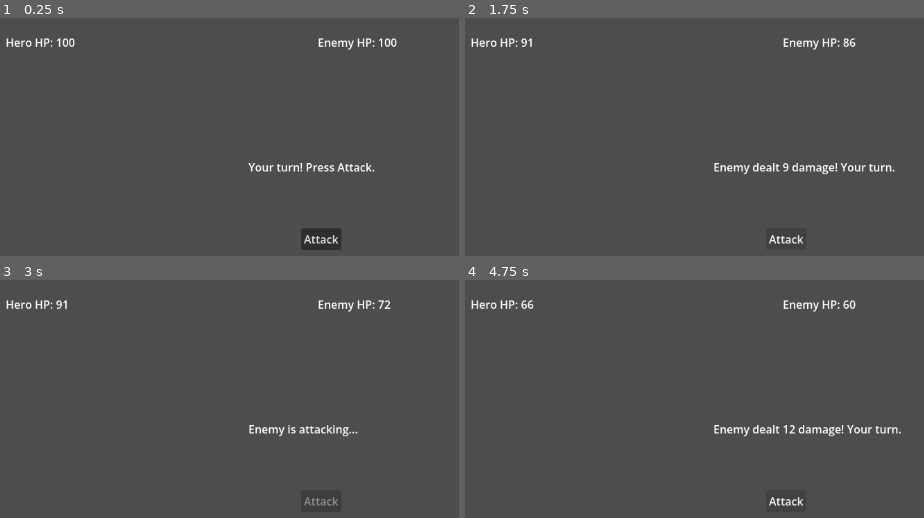
Above: before the commit, frames 1-4 (two rows, left to right).
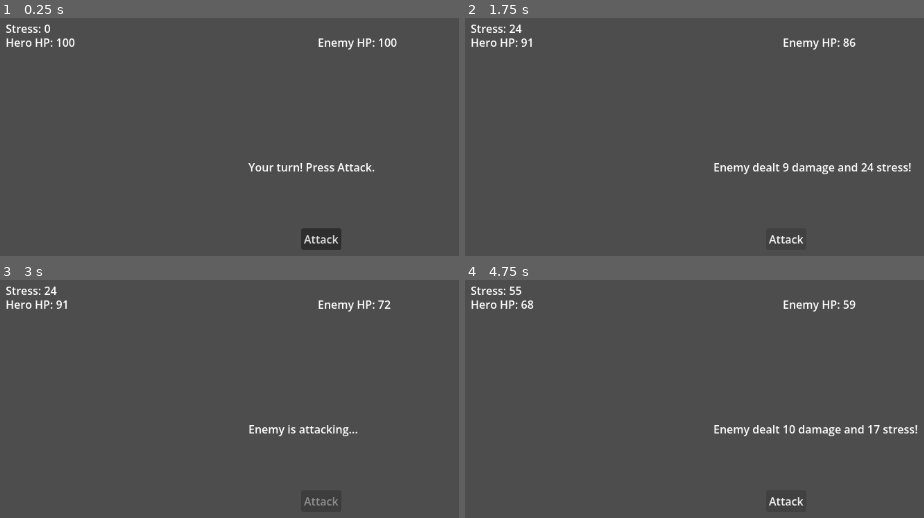
Above: after the commit, the same moments.

Repository: csnyders-yourcoder/VeiledDepths
Game: Godot game, scene res://main.tscn
The game is run twice, just before and just after one commit, with the same random seed, the same clock (stepped at 60 frames per second) and the same inputs.
Inputs:
- Up to frame 1 (0.25 s): no input
- Up to frame 2 (1.75 s): click "Attack" at 0.5 s; tap Enter at 1.25 s
- Up to frame 3 (3 s): click "Attack" at 2 s; tap Space at 2.75 s
- Up to frame 4 (4.75 s): click "Attack" at 3.5 s; tap Enter at 4.25 s

The runs differ from the first frame. In frame 1, 0.2% of the frame differs, in the area x 1-11%, y 2-7%; in frame 2, 0.6%; in frame 3, 0.2%; in frame 4, 0.7%, in the area x 1-99%, y 2-65%.

Commit message:
Added stress system with affliction and heart attack

Diff:
--- a/main.tscn
+++ b/main.tscn
@@ -47,3 +47,11 @@
 offset_right = 550.0
 offset_bottom = 471.0
 text = "Play Again"
+
+[node name="StressLabel" type="Label" parent="BattleScene" unique_id=2103168498]
+layout_mode = 0
+offset_left = 50.0
+offset_top = 80.0
+offset_right = 115.0
+offset_bottom = 103.0
+text = "Stress: 0"
--- a/scenes/combat/battle_scene.gd
+++ b/scenes/combat/battle_scene.gd
@@ -1,14 +1,16 @@
 extends Control
 
 var hero_hp = 100
+var hero_stress = 0
 var enemy_hp = 100
 var hero_turn = true
 
 @onready var hero_hp_label = $HeroHP
 @onready var enemy_hp_label = $EnemyHP
-@onready var attack_button = $AttackButton
 @onready var status_label = $StatusLabel
 @onready var restart_button = $RestartButton
+@onready var attack_button = $AttackButton
+@onready var stress_label = $StressLabel
 
 func _ready():
 	attack_button.pressed.connect(_on_attack_pressed)
@@ -16,11 +18,26 @@
 	restart_button.visible = false
 	status_label.text = "Your turn! Press Attack."
 
+func apply_stress(amount: int):
+	hero_stress += amount
+	stress_label.text = "Stress: " + str(hero_stress)
+
+	if hero_stress >= 200:
+		hero_hp_label.text = "Hero is DEAD! (Heart Attack)"
+		status_label.text = "💀 Heart Attack! You LOSE!"
+		attack_button.visible = false
+		restart_button.visible = true
+		return
+
+	if hero_stress >= 100:
+		status_label.text = "⚠️ AFFLICTED! Hero is Paranoid!"
+		print("Hero gained Affliction: Paranoid!")
+
 func _on_attack_pressed():
 	if not hero_turn:
 		return
 
-	# Hero attacks
+	# Hero attacks enemy
 	var hero_damage = randi_range(10, 20)
 	enemy_hp -= hero_damage
 	enemy_hp = max(enemy_hp, 0)
@@ -40,11 +57,16 @@
 	status_label.text = "Enemy is attacking..."
 	await get_tree().create_timer(1.0).timeout
 
+	# Enemy deals damage AND stress
 	var enemy_damage = randi_range(8, 15)
+	var stress_damage = randi_range(10, 25)
+
 	hero_hp -= enemy_damage
 	hero_hp = max(hero_hp, 0)
 	hero_hp_label.text = "Hero HP: " + str(hero_hp)
-	status_label.text = "Enemy dealt " + str(enemy_damage) + " damage! Your turn."
+
+	apply_stress(stress_damage)
+	status_label.text = "Enemy dealt " + str(enemy_damage) + " damage and " + str(stress_damage) + " stress!"
 
 	if hero_hp <= 0:
 		hero_hp_label.text = "Hero is DEAD!"
@@ -58,10 +80,12 @@
 
 func _on_restart_pressed():
 	hero_hp = 100
+	hero_stress = 0
 	enemy_hp = 100
 	hero_turn = true
 	hero_hp_label.text = "Hero HP: 100"
 	enemy_hp_label.text = "Enemy HP: 100"
+	stress_label.text = "Stress: 0"
 	status_label.text = "Your turn! Press Attack."
 	attack_button.visible = true
 	attack_button.disabled = false
